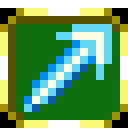
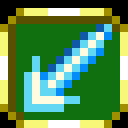
Layer changes from the first 128×128 image to the second:
painted on "Layer 2" over [24, 24, 112, 112]
